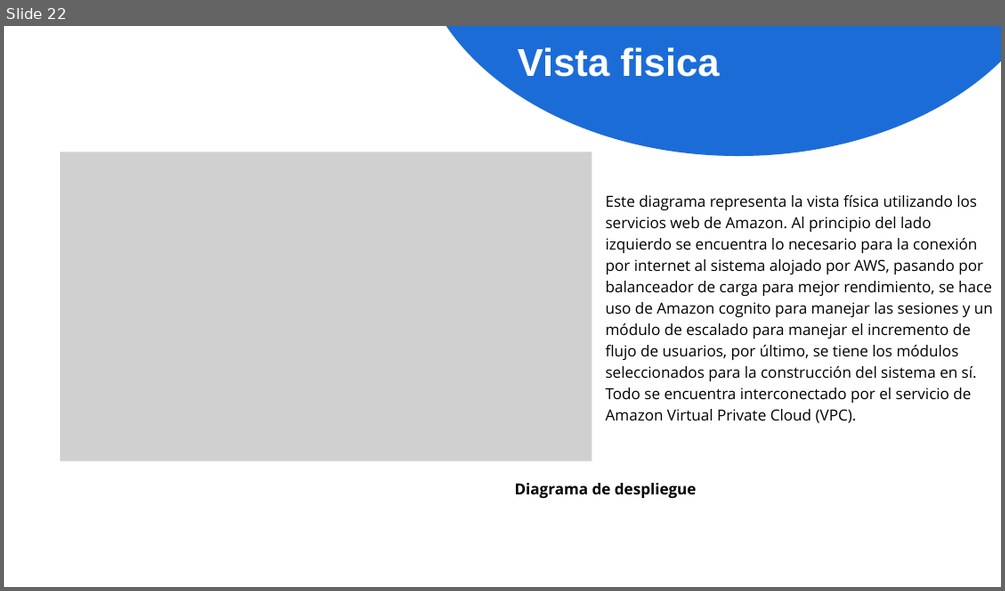
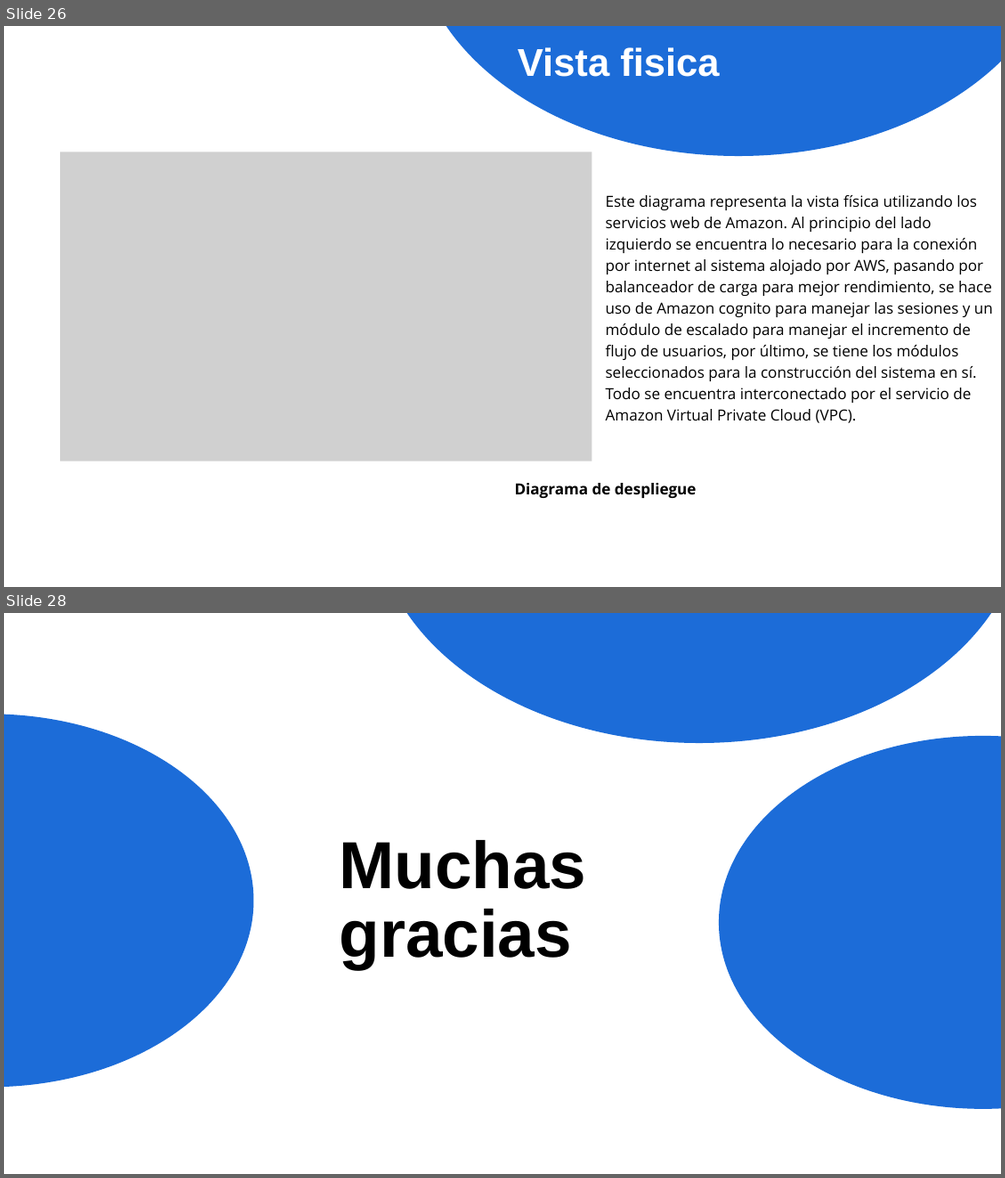
Before and after one commit to Jucer74/SoftwareArchitecture, a slide deck: Project/Documentos/Rommies.pptx. Shown one above the other, each under a label of ours: slide 22 before the commit, slides 26 and 28 after it; the slides between them are not shown. The pictures are 1005x591 and 1005x1178 pixels, drawn with LibreOffice and Linux fonts; fonts in the diff are those of the drawing; grey boxes stand for pictures. Boxes give left, top, right and bottom in pixels: in the first picture for what was removed or moved away, otherwise in the second. Text is boxed around its words. In the diff, an @@ line names an element or a change of style, - is before the commit and + after.

```diff
--- a/Project/Documentos/Rommies.pptx
+++ b/Project/Documentos/Rommies.pptx
@@ slide 28 added at (x1=4, y1=613, x2=1001, y2=1174), background #FFFFFF @@
@@ freeform shape added at (x1=375, y1=613, x2=1001, y2=743), fill #1C6CD8 @@
@@ freeform shape added at (x1=4, y1=714, x2=254, y2=1086), fill #1C6CD8 @@
@@ freeform shape added at (x1=719, y1=736, x2=1001, y2=1109), fill #1C6CD8 @@
@@ text added at (x1=340, y1=840, x2=587, y2=969), 96 pt, text #000000, bold @@
+Muchas gracias
@@ what was slide 22 is now slide 26 @@
```
Also in this commit, not shown: 2 slides changed, 5 other slides added, 1 other file.
